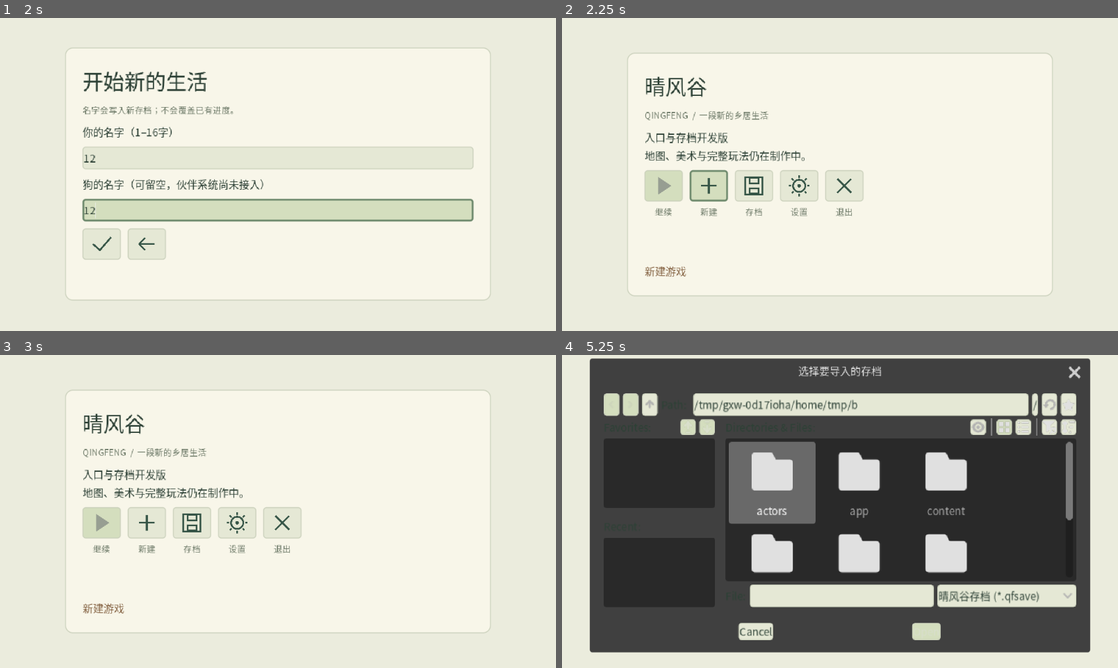
Above: before the commit, frames 1-4 (two rows, left to right).
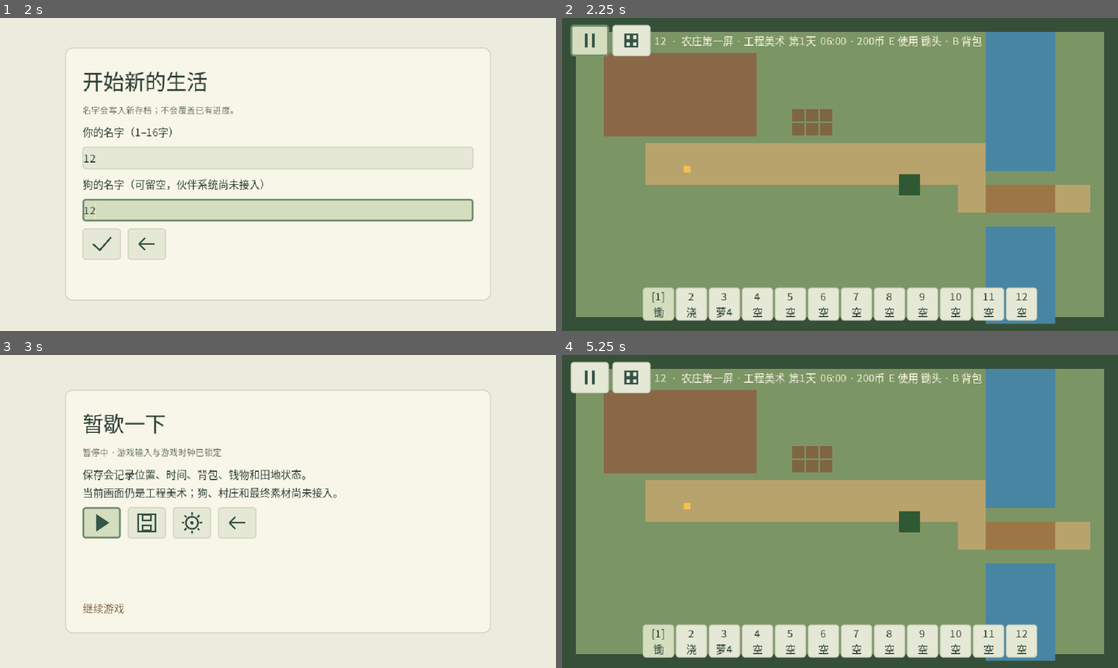
Above: after the commit, the same moments.

Repository: natefox2017/qingfeng
Game: Godot game, scene res://app/main.tscn
Two runs of this game, one before a commit and one after it. Both use one fixed random seed, a clock stepped at 60 frames per second and the inputs below.
Inputs (mouse positions are in pixels of both pictures, inside the frame that each line leads up to):
- Up to frame 1 (2 s): click (144, 187) at 0.52 s; click (278, 158) at 1.27 s; type "12" at 1.35 s; click (278, 208) at 1.5 s; type "12" at 1.58 s
- Up to frame 2 (2.25 s): click (662, 243) at 2.02 s
- Up to frame 3 (3 s): click (27, 376) at 2.77 s
- Up to frame 4 (5.25 s): click (662, 524) at 3.52 s; click (756, 524) at 4.27 s; click (662, 583) at 5.02 s

Frame 1 is identical in both runs. In frame 2, 94% of the frame differs, in the area x 0-100%, y 0-100%; in frame 3, 3.6%; in frame 4, 96%.

Commit message:
Validate home chest capacity from content version

Diff:
--- a/game/content/content_catalog.gd
+++ b/game/content/content_catalog.gd
@@ -37,7 +37,7 @@
 	return value is int and value >= 0
 
 static func validate(data: Variant) -> bool:
-	if not _exact_keys(data, ["content_version","clock","inventory","economy","shop","items","crops","new_game"]):
+	if not _exact_keys(data, ["content_version","clock","inventory","storage","economy","shop","items","crops","new_game"]):
 		return false
 	if data.content_version != "first_playable_v1":
 		return false
@@ -48,6 +48,8 @@
 	if data.clock.day_start_minute >= data.clock.minutes_per_day:
 		return false
 	if not _exact_keys(data.inventory, ["capacity"]) or not _positive_int(data.inventory.capacity):
+		return false
+	if not _exact_keys(data.storage, ["chest_capacity"]) or not _positive_int(data.storage.chest_capacity):
 		return false
 	if not _exact_keys(data.economy, ["initial_money"]) or not _nonnegative_int(data.economy.initial_money):
 		return false
